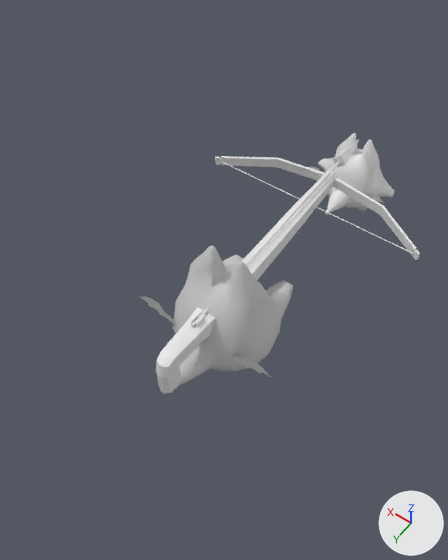
Before and after pictures for a commit that changed the FBX model Assets/GameResource/Animations/Player/HeojupCrossBow/HeojupCrossbow@Idle.fbx.
One viewpoint serves both versions: a camera (50 mm lens) standing at (-1.11, 1.49, 3.14) and looking at (0.18, -0.32, 0.3). Arrows for +X, +Y and +Z are at lower right; the lights stay in place. Where no turn or scale is listed for an object, it has been applied to the vertices.

The first picture shows 'Crossbow', 'Crossbow_Arrow', 'Heojeop', 'Heojeop_Forearm'.
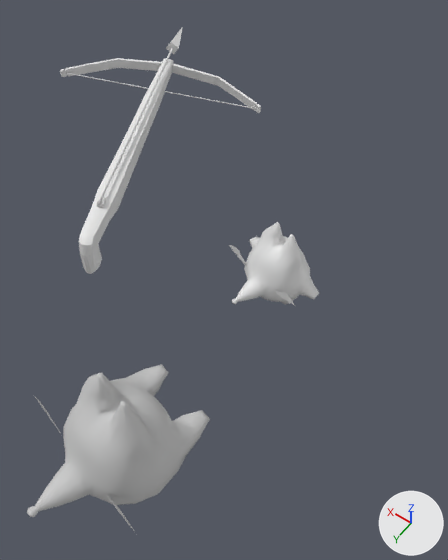
Where the newer file only moved an object's origin or applied its transform, the numbers keep the older frame.

Edits to the bpy script that builds the scene:
```text
Change me_mesh_003:
    used by ob_crossbow; location = (0.0, 0.0, 0.0)
    remove me_mesh_003.from_pydata(...)  # 295 vertices, 281 faces; spans x -0.71..0.67, y -1.2..0.47, z 0.29..0.62
    add me_mesh_003.from_pydata(...)  # 295 vertices, 278 faces; spans x 0.65..1.93, y -1.47..0.15, z 0.35..0.72
    me_mesh_003 part 1: the loose piece of 90 vertices spanning x -0.71..0.67, y -1.18..-0.9, z 0.5..0.56 is multiplied about its middle by the matrix ((0.921, -0.382, -0.073), (0.385, 0.922, 0.03), (0.056, -0.056, 0.997)), then moved by (1.36, -0.21, 0.13)
    me_mesh_003 part 2: the loose piece of 136 vertices spanning x -0.06..0.06, y -1.2..0.47, z 0.29..0.6 is multiplied about its middle by the matrix ((0.921, -0.382, -0.073), (0.385, 0.922, 0.03), (0.056, -0.056, 0.997)), then moved by (1.1, -0.26, 0.1)
    me_mesh_003 part 3: the loose piece of 21 vertices spanning x -0.68..0.65, y -0.93..-0.92, z 0.52..0.53 is multiplied about its middle by the matrix ((0.921, -0.382, -0.073), (0.385, 0.922, 0.03), (0.056, -0.056, 0.997)), then moved by (1.31, -0.22, 0.12)
    me_mesh_003 part 4: a new loose piece of 40 vertices spanning x 0.86..0.92, y -0.17..-0.1, z 0.65..0.69
    me_mesh_003 part 5: the loose piece of 40 vertices spanning x -0.02..0.02, y 0.13..0.19, z 0.58..0.62 is deleted
Add me_mesh_001_1:
    me_mesh_001_1.from_pydata([(0.22, -0.56, 0.02), (0.23, -0.56, 0.03), (0.23, -0.56, 0.03), (0.24, -0.56, 0.02), (0.23, -0.56, 0.02), (0.22, -0.56, 0.02), (-0.33, 0.8, -0.03), (-0.33, 0.8, -0.03), (-0.32, 0.8, -0.03), (-0.32, 0.81, -0.04), (-0.33, 0.8, -0.04), (-0.33, 0.8, -0.04), (0.23, -0.55, 0.07), (0.27, -0.54, 0.02), (0.18, -0.57, 0.03), (0.22, -0.56, -0.02), (0.33, -0.8, 0.03)], [], [(0, 1, 7, 6), (1, 2, 8, 7), (2, 3, 9, 8), (3, 4, 10, 9), (4, 5, 11, 10), (5, 0, 6, 11), (6, 9, 10, 11), (12, 16, 13), (14, 15, 16), (12, 14, 16), (16, 15, 13), (13, 15, 14, 12), (7, 8, 9, 6)])
Remove ob_crossbow_arrow:
    ob_crossbow_arrow = bpy.data.objects.new('Crossbow_Arrow', me_mesh_002)
    ob_crossbow_arrow.location = (0.0, 0.0, 0.0)
Change ob_heojeop:
    ob_heojeop.location: (0.0, -1.496, 0.302) -> (0.012, -0.545, 0.298)
    ob_heojeop.rotation_euler: (0.0, 0.0, 0.0) -> (0.0165, -0.047, -0.24)  # degrees (0, 0, 0) -> degrees (0.9, -2.7, -14)
Change ob_heojeop_forearm:
    ob_heojeop_forearm.location: (0.0, -0.08, 0.429) -> (-0.004, 0.775, 0.41)
    ob_heojeop_forearm.rotation_euler: (0.0, 0.0, 0.0) -> (0.0165, -0.047, -0.24)  # degrees (0, 0, 0) -> degrees (0.9, -2.7, -14)
Add ob_object001:
    ob_object001 = bpy.data.objects.new('Object001', me_mesh_001_1)
    ob_object001.location = (1.206, -0.908, 0.729)
```

What differs and where, as boxes [x1, y1, x2, y2] in the pictures (448 x 560 px; the box of a moved part takes in the faces that stretch with it):
'Heojeop_Forearm', moved, turned
    before: [140, 245, 294, 393]
    after: [27, 364, 210, 532]
'Crossbow', reshaped (24% narrower, 9% shorter)
    before: [156, 156, 420, 394]
    after: [60, 58, 261, 274]
'Heojeop', moved, turned
    before: [309, 133, 395, 215]
    after: [229, 222, 319, 307]
'Crossbow_Arrow', deleted
    before: [191, 139, 359, 327]
'Object001', added
    after: [98, 27, 183, 203]
part 1 of me_mesh_003, moved or reshaped
    before: [215, 156, 420, 260]
    after: [60, 58, 261, 113]
part 2 of me_mesh_003, moved or reshaped
    before: [156, 170, 338, 394]
    after: [79, 59, 173, 274]
part 3 of me_mesh_003, moved or reshaped
    before: [220, 161, 414, 254]
    after: [67, 73, 256, 109]
part 4 of me_mesh_003, added
    after: [96, 196, 106, 208]
part 5 of me_mesh_003, deleted
    before: [191, 313, 204, 327]
